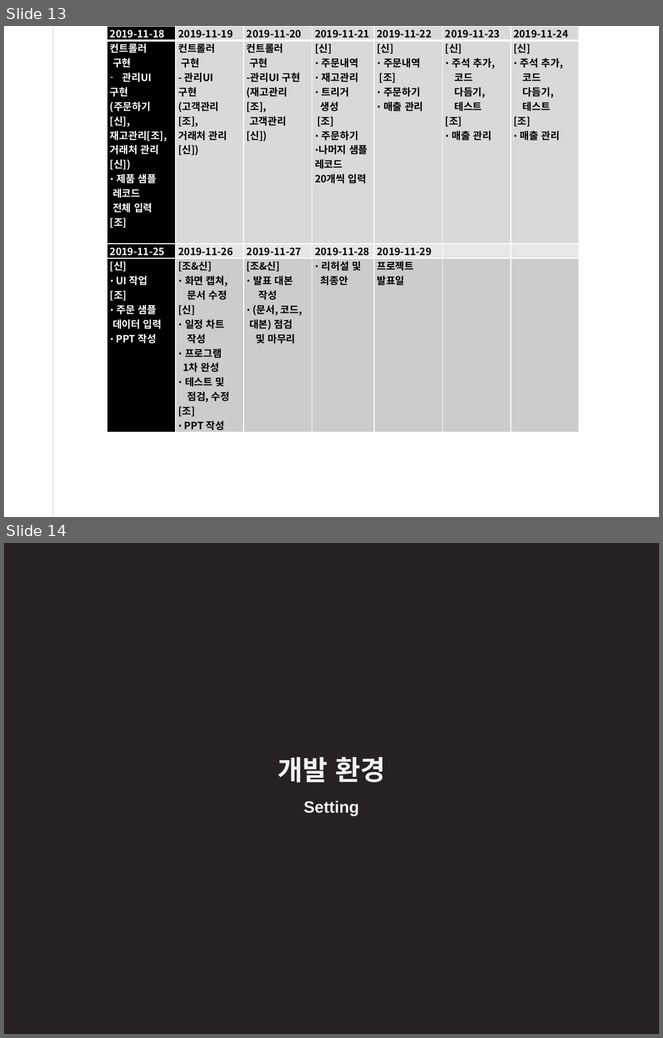
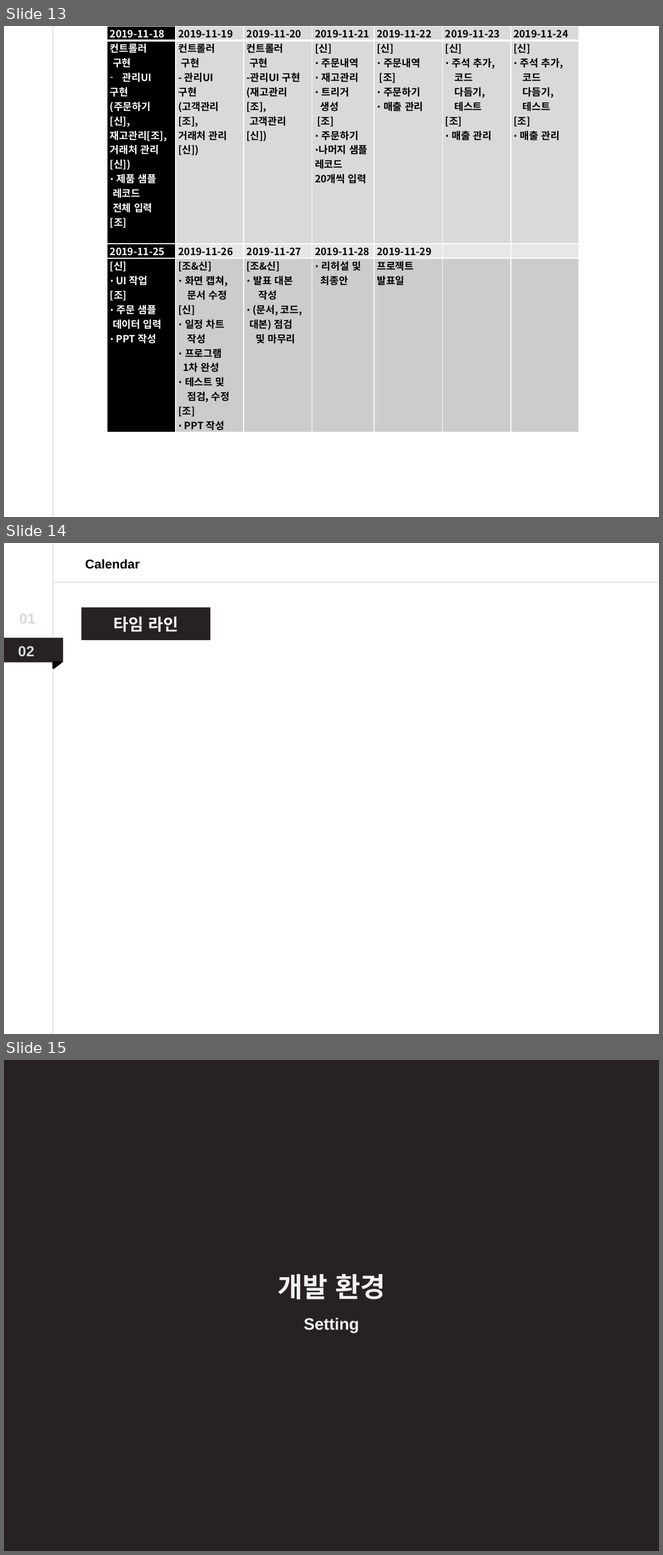
Before and after one commit to Dong-Jun-Shin/COMP_project, a slide deck: Document/DOC_source/ppt/pptTemp.pptx. Shown one above the other, each under a label of ours: slides 13 and 14 before the commit, slides 13, 14 and 15 after it. The pictures are 663x1038 and 663x1555 pixels, drawn with LibreOffice and Linux fonts; fonts in the diff are those of the drawing. Boxes give left, top, right and bottom in pixels: in the first picture for what was removed or moved away, otherwise in the second. Text is boxed around its words. In the diff, an @@ line names an element or a change of style, - is before the commit and + after.

```diff
--- a/Document/DOC_source/ppt/pptTemp.pptx
+++ b/Document/DOC_source/ppt/pptTemp.pptx
@@ slide 14 added at box(4, 543, 659, 1034), background #FFFFFF @@
@@ line added from (53, 543) to (53, 1034), #A6A6A6 0.75 pt @@
@@ text added at box(85, 559, 140, 569), 14 pt, text #000000, bold @@
+Calendar
@@ line added from (659, 583) to (54, 583), #A6A6A6 0.75 pt @@
@@ text added at box(19, 611, 35, 627), 16 pt, text #D9D9D9, bold @@
+01
@@ rectangle added at box(81, 607, 210, 640), fill #272123, 18 pt, text #FFFFFF, bold @@
+타임 라인
@@ rectangle added at box(4, 638, 63, 663), fill #272123 @@
@@ text added at box(18, 646, 34, 657), 16 pt, text #D9D9D9, bold @@
+02
@@ right triangle added at box(53, 663, 61, 668), fill #000000, outline #000000 2 pt @@
@@ what was slide 14 is now slide 15 @@
```
Also in this commit, not shown: 7 slides changed, 4 other slides added, 8 other files.
